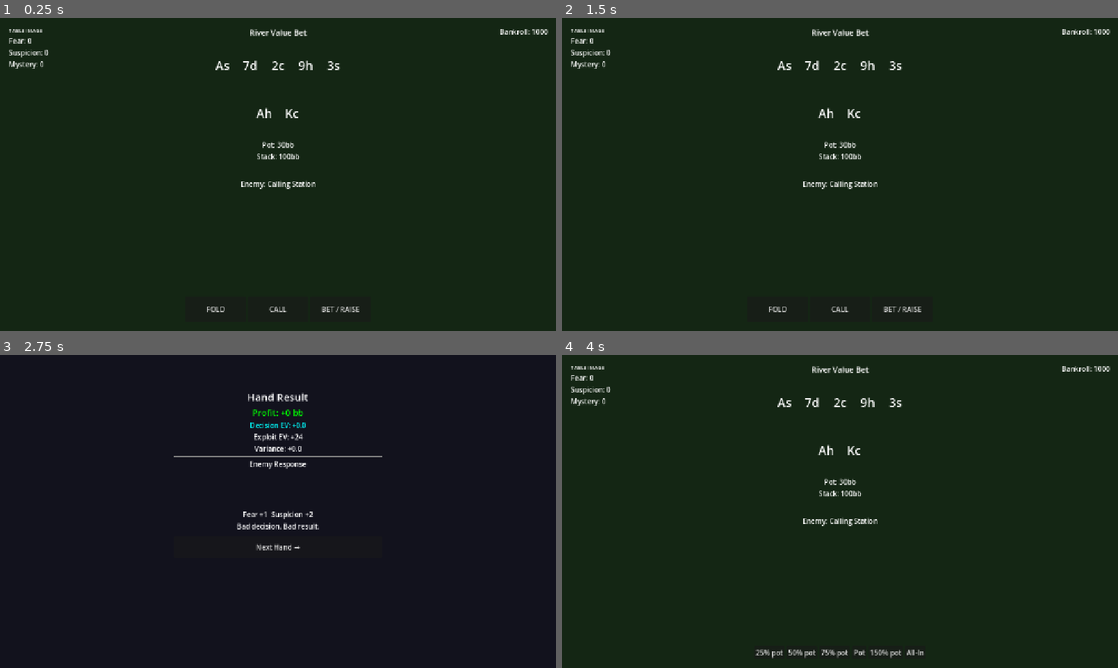
Above: before the commit, frames 1-4 (two rows, left to right).
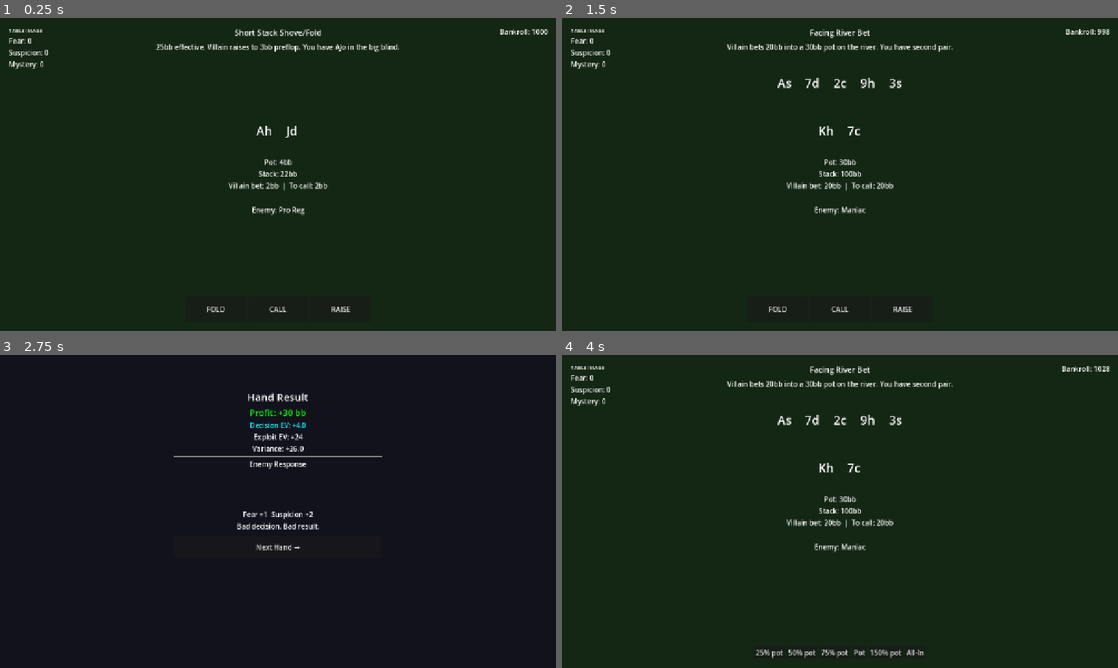
Above: after the commit, the same moments.

Repository: TianzeMYou/GTORoguelike
Game: Godot game, scene res://scenes/ui/Main.tscn
Two runs of this game, one before a commit and one after it. Both use one fixed random seed, a clock stepped at 60 frames per second and the inputs below.
Inputs:
- Up to frame 1 (0.25 s): no input
- Up to frame 2 (1.5 s): click "FOLD" at 0.5 s; click "Next Hand →" at 1.25 s
- Up to frame 3 (2.75 s): click "CALL" at 2 s
- Up to frame 4 (4 s): click "Next Hand →" at 2.75 s; click "BET / RAISE" (after the commit: "RAISE") at 3.5 s

The runs differ from the first frame. In frame 1, 1.9% of the frame differs, in the area x 28-72%, y 3-94%; in frame 2, 2.2%, in the area x 29-99%, y 3-94%; in frame 3, 0.3%; in frame 4, 2.0%.

Commit message:
Fix action buttons to match spot type — Call/Raise vs Check/Bet

Diff:
--- a/project.godot
+++ b/project.godot
@@ -29,6 +29,5 @@
 window/size/viewport_width=1280
 window/size/viewport_height=720
 window/size/mode=2
-window/size/resizable=true
 window/stretch/mode="canvas_items"
 window/stretch/aspect="expand"
--- a/scenes/ui/HandScreen.tscn
+++ b/scenes/ui/HandScreen.tscn
@@ -28,8 +28,8 @@
 anchor_bottom = 0.0
 offset_left = 20.0
 offset_top = 20.0
-offset_right = 180.0
-offset_bottom = 140.0
+offset_right = 200.0
+offset_bottom = 160.0
 
 [node name="Label" type="Label" parent="TableImage"]
 text = "TABLE IMAGE"
@@ -72,7 +72,20 @@
 offset_bottom = 50.0
 horizontal_alignment = 1
 theme_override_font_sizes/font_size = 18
-text = "River Bluff — Deep Stack"
+text = ""
+
+[node name="Situation" type="Label" parent="."]
+layout_mode = 1
+anchor_left = 0.5
+anchor_top = 0.0
+anchor_right = 0.5
+anchor_bottom = 0.0
+offset_left = -300.0
+offset_top = 55.0
+offset_right = 300.0
+offset_bottom = 85.0
+horizontal_alignment = 1
+text = ""
 
 [node name="Board" type="HBoxContainer" parent="."]
 layout_mode = 1
@@ -81,9 +94,9 @@
 anchor_right = 0.5
 anchor_bottom = 0.0
 offset_left = -250.0
-offset_top = 60.0
+offset_top = 100.0
 offset_right = 250.0
-offset_bottom = 160.0
+offset_bottom = 200.0
 alignment = 1
 
 [node name="PlayerHand" type="HBoxContainer" parent="."]
@@ -93,9 +106,9 @@
 anchor_right = 0.5
 anchor_bottom = 0.0
 offset_left = -100.0
-offset_top = 170.0
+offset_top = 210.0
 offset_right = 100.0
-offset_bottom = 270.0
+offset_bottom = 310.0
 alignment = 1
 
 [node name="PotStackInfo" type="VBoxContainer" parent="."]
@@ -104,10 +117,10 @@
 anchor_top = 0.0
 anchor_right = 0.5
 anchor_bottom = 0.0
-offset_left = -150.0
-offset_top = 280.0
-offset_right = 150.0
-offset_bottom = 360.0
+offset_left = -200.0
+offset_top = 320.0
+offset_right = 200.0
+offset_bottom = 420.0
 
 [node name="PotLabel" type="Label" parent="PotStackInfo"]
 name = "PotLabel"
@@ -119,6 +132,12 @@
 horizontal_alignment = 1
 text = "Stack: 140bb"
 
+[node name="VillainBetLabel" type="Label" parent="PotStackInfo"]
+name = "VillainBetLabel"
+horizontal_alignment = 1
+text = ""
+visible = false
+
 [node name="EnemyInfo" type="Label" parent="."]
 layout_mode = 1
 anchor_left = 0.5
@@ -126,11 +145,11 @@
 anchor_right = 0.5
 anchor_bottom = 0.0
 offset_left = -150.0
-offset_top = 370.0
+offset_top = 430.0
 offset_right = 150.0
-offset_bottom = 400.0
-horizontal_alignment = 1
-text = "Enemy: Scared Money"
+offset_bottom = 460.0
+horizontal_alignment = 1
+text = ""
 
 [node name="ActionArea" type="VBoxContainer" parent="."]
 layout_mode = 1
@@ -138,9 +157,9 @@
 anchor_top = 1.0
 anchor_right = 0.5
 anchor_bottom = 1.0
-offset_left = -300.0
-offset_top = -220.0
-offset_right = 300.0
+offset_left = -350.0
+offset_top = -160.0
+offset_right = 350.0
 offset_bottom = -20.0
 alignment = 2
 
@@ -181,15 +200,27 @@
 custom_minimum_size = Vector2(140, 60)
 text = "FOLD"
 
+[node name="CheckBtn" type="Button" parent="ActionArea/MainButtons"]
+name = "CheckBtn"
+custom_minimum_size = Vector2(140, 60)
+text = "CHECK"
+
 [node name="CallBtn" type="Button" parent="ActionArea/MainButtons"]
 name = "CallBtn"
 custom_minimum_size = Vector2(140, 60)
 text = "CALL"
+visible = false
 
 [node name="BetBtn" type="Button" parent="ActionArea/MainButtons"]
 name = "BetBtn"
 custom_minimum_size = Vector2(140, 60)
-text = "BET / RAISE"
+text = "BET"
+
+[node name="RaiseBtn" type="Button" parent="ActionArea/MainButtons"]
+name = "RaiseBtn"
+custom_minimum_size = Vector2(140, 60)
+text = "RAISE"
+visible = false
 
 [node name="EnemyRollDisplay" type="VBoxContainer" parent="."]
 layout_mode = 1
@@ -206,16 +237,16 @@
 [node name="FreqLabel" type="Label" parent="EnemyRollDisplay"]
 name = "FreqLabel"
 horizontal_alignment = 1
-text = "Call 45% / Fold 55%"
+text = ""
 
 [node name="RollLabel" type="Label" parent="EnemyRollDisplay"]
 name = "RollLabel"
 horizontal_alignment = 1
 theme_override_font_sizes/font_size = 22
-text = "Roll: 61"
+text = ""
 
 [node name="RollResultLabel" type="Label" parent="EnemyRollDisplay"]
 name = "RollResultLabel"
 horizontal_alignment = 1
 theme_override_font_sizes/font_size = 18
-text = "→ Fold"
+text = ""
--- a/scripts/core/HandEngine.gd
+++ b/scripts/core/HandEngine.gd
@@ -1,53 +1,42 @@
 extends Node
 
-# Drives a single poker hand: deal → decisions → resolve → result
+signal hand_started(spot: Dictionary)
+signal enemy_responding(call_pct: float, fold_pct: float, roll: int)
+signal hand_resolved(result: Object)
 
-signal hand_started(player_hand: Array, board: Array, pot: int, player_stack: int, enemy_stack: int)
-signal decision_requested(actions: Array)
-signal enemy_responding(call_pct: float, fold_pct: float, roll: int)
-signal hand_resolved(result: HandResult)
-
-var player_stack: int = 100
-var enemy_stack: int = 100
-var pot: int = 0
-var player_hand: Array = []
-var board: Array = []
-var _current_spot: Dictionary = {}
+var _current_spot: Dictionary
 
 func start_hand(spot: Dictionary) -> void:
 	_current_spot = spot
-	player_stack = spot.get("player_stack", 100)
-	enemy_stack = spot.get("enemy_stack", 100)
-	pot = spot.get("pot", 0)
-	player_hand = spot.get("player_hand", [])
-	board = spot.get("board", [])
-	emit_signal("hand_started", player_hand, board, pot, player_stack, enemy_stack)
-	emit_signal("decision_requested", _get_available_actions())
-
-func _get_available_actions() -> Array:
-	return ["fold", "call", "bet"]
+	emit_signal("hand_started", spot)
 
 func player_action(action: String, sizing: float = 0.0) -> void:
 	match action:
-		"fold":
-			_resolve_fold()
-		"call":
-			_resolve_call()
-		"bet":
-			_resolve_bet(sizing)
+		"fold":   _resolve_fold()
+		"check":  _resolve_check()
+		"call":   _resolve_call()
+		"bet":    _resolve_bet(sizing)
+		"raise":  _resolve_bet(sizing)  # raise uses same bet resolution
 
 func _resolve_fold() -> void:
 	var result = HandResult.new()
+	result.action_taken = "fold"
 	result.profit = -_current_spot.get("amount_to_call", 0)
 	result.ev = _current_spot.get("ev_fold", -5)
-	result.action_taken = "fold"
+	emit_signal("hand_resolved", result)
+
+func _resolve_check() -> void:
+	var result = HandResult.new()
+	result.action_taken = "check"
+	result.profit = 0
+	result.ev = _current_spot.get("ev_check", -8)
 	emit_signal("hand_resolved", result)
 
 func _resolve_call() -> void:
 	var result = HandResult.new()
+	result.action_taken = "call"
 	result.profit = _current_spot.get("call_profit", 0)
 	result.ev = _current_spot.get("ev_call", 0)
-	result.action_taken = "call"
 	emit_signal("hand_resolved", result)
 
 func _resolve_bet(sizing: float) -> void:
@@ -65,11 +54,11 @@
 	result.roll = roll
 
 	if enemy_calls:
-		result.profit = _current_spot.get("bet_called_profit", -int(sizing))
-		result.ev = _current_spot.get("ev_bet_called", 0)
+		result.profit = _current_spot.get("bet_called_profit", _current_spot.get("raise_called_profit", -int(sizing)))
+		result.ev = _current_spot.get("ev_bet_called", _current_spot.get("ev_raise_called", 0))
 	else:
-		result.profit = pot
-		result.ev = _current_spot.get("ev_bet_fold", sizing)
+		result.profit = _current_spot.get("pot", 0)
+		result.ev = _current_spot.get("ev_bet_fold", _current_spot.get("ev_raise_fold", sizing))
 
 	emit_signal("hand_resolved", result)
 
@@ -77,23 +66,19 @@
 	var base_call = _current_spot.get("base_call_pct", 50.0)
 	var base_fold = 100.0 - base_call
 
-	# Table image modifiers
 	var gs = get_node("/root/GameState")
 	base_fold += gs.table_image["fear"] * 3.0
 	base_call += gs.table_image["suspicion"] * 3.0
 
-	# Enemy trait modifiers
 	var enemy_trait = _current_spot.get("enemy_trait", {})
 	base_call += enemy_trait.get("call_mod", 0.0)
 	base_fold += enemy_trait.get("fold_mod", 0.0)
 
-	# Relic modifiers
 	if gs.has_relic("fear_aura"):
 		base_fold += 10.0
 	if gs.has_relic("sticky_table"):
 		base_call += 15.0
 
-	# Normalize
 	var total = base_call + base_fold
 	return {
 		"call_pct": clamp(base_call / total * 100.0, 0.0, 100.0),
--- a/scripts/core/ScriptedSpots.gd
+++ b/scripts/core/ScriptedSpots.gd
@@ -1,12 +1,15 @@
 extends Node
 
 # MVP scripted decision spots — hand-authored for early prototype
+# action_type: "bet" = you act first (Bet/Fold), "call" = facing a villain bet (Call/Raise/Fold)
 
 const SPOTS: Array = [
+	# --- You act first: Bet or Check/Fold ---
 	{
 		"id": "river_bluff_deep",
-		"name": "River Bluff — Deep Stack",
-		"description": "You have a missed draw. Enemy range is capped. 150% pot overbet is available.",
+		"name": "River Bluff Spot",
+		"situation": "Checked to you on the river. Villain's range is capped.",
+		"action_type": "bet",
 		"player_hand": ["7h", "6h"],
 		"board": ["Ah", "Kd", "7c", "3s", "2d"],
 		"pot": 40,
@@ -15,16 +18,16 @@
 		"amount_to_call": 0,
 		"base_call_pct": 45.0,
 		"enemy_trait": {"name": "Scared Money", "fold_mod": 10.0, "call_mod": 0.0},
-		"ev_fold": -5,
-		"ev_call": -12,
+		"ev_check": -8,
 		"ev_bet_fold": 14,
 		"ev_bet_called": -8,
 		"bet_called_profit": -60,
 	},
 	{
 		"id": "value_bet_river",
-		"name": "River Value Bet",
-		"description": "You have top pair top kicker. Enemy is a calling station.",
+		"name": "River Value Spot",
+		"situation": "Checked to you on the river. You have top pair top kicker.",
+		"action_type": "bet",
 		"player_hand": ["Ah", "Kc"],
 		"board": ["As", "7d", "2c", "9h", "3s"],
 		"pot": 30,
@@ -33,29 +36,75 @@
 		"amount_to_call": 0,
 		"base_call_pct": 55.0,
 		"enemy_trait": {"name": "Calling Station", "fold_mod": 0.0, "call_mod": 15.0},
-		"ev_fold": -8,
-		"ev_call": 0,
+		"ev_check": 2,
 		"ev_bet_fold": 2,
 		"ev_bet_called": 18,
 		"bet_called_profit": 60,
 	},
+	# --- Facing a villain bet: Call, Raise, or Fold ---
+	{
+		"id": "facing_river_bet",
+		"name": "Facing River Bet",
+		"situation": "Villain bets 20bb into a 30bb pot on the river. You have second pair.",
+		"action_type": "call",
+		"player_hand": ["Kh", "7c"],
+		"board": ["As", "7d", "2c", "9h", "3s"],
+		"pot": 30,
+		"villain_bet": 20,
+		"player_stack": 100,
+		"enemy_stack": 100,
+		"amount_to_call": 20,
+		"base_call_pct": 50.0,
+		"enemy_trait": {"name": "Maniac", "fold_mod": 0.0, "call_mod": 0.0},
+		"ev_fold": -5,
+		"ev_call": 4,
+		"ev_raise_fold": 12,
+		"ev_raise_called": -18,
+		"raise_called_profit": -100,
+		"call_profit": 30,
+	},
+	{
+		"id": "facing_turn_cbet",
+		"name": "Facing Turn C-Bet",
+		"situation": "Villain continuation bets 15bb into a 20bb pot on the turn. You have a flush draw.",
+		"action_type": "call",
+		"player_hand": ["Jh", "9h"],
+		"board": ["Ah", "6h", "3c", "Kd"],
+		"pot": 20,
+		"villain_bet": 15,
+		"player_stack": 80,
+		"enemy_stack": 80,
+		"amount_to_call": 15,
+		"base_call_pct": 50.0,
+		"enemy_trait": {"name": "Pro Reg", "fold_mod": 0.0, "call_mod": 0.0},
+		"ev_fold": -6,
+		"ev_call": 8,
+		"ev_raise_fold": 14,
+		"ev_raise_called": 2,
+		"raise_called_profit": 20,
+		"call_profit": 20,
+	},
+	# --- Shove/Fold preflop ---
 	{
 		"id": "shove_or_fold_short",
 		"name": "Short Stack Shove/Fold",
-		"description": "25bb effective. You have AJo facing a raise. Shove or fold.",
+		"situation": "25bb effective. Villain raises to 3bb preflop. You have AJo in the big blind.",
+		"action_type": "call",
 		"player_hand": ["Ah", "Jd"],
 		"board": [],
-		"pot": 3,
+		"pot": 4,
+		"villain_bet": 2,
 		"player_stack": 22,
 		"enemy_stack": 25,
 		"amount_to_call": 2,
 		"base_call_pct": 40.0,
 		"enemy_trait": {"name": "Pro Reg", "fold_mod": 0.0, "call_mod": 0.0},
-		"ev_fold": -2,
+		"ev_fold": -1,
 		"ev_call": 1,
-		"ev_bet_fold": 8,
-		"ev_bet_called": 4,
-		"bet_called_profit": 25,
+		"ev_raise_fold": 8,
+		"ev_raise_called": 4,
+		"raise_called_profit": 25,
+		"call_profit": 4,
 	},
 ]
 
--- a/scripts/ui/HandScreen.gd
+++ b/scripts/ui/HandScreen.gd
@@ -19,17 +19,28 @@
 	_engine.start_hand(_spot)
 
 	$ActionArea/MainButtons/FoldBtn.pressed.connect(_on_fold)
+	$ActionArea/MainButtons/CheckBtn.pressed.connect(_on_check)
 	$ActionArea/MainButtons/CallBtn.pressed.connect(_on_call)
 	$ActionArea/MainButtons/BetBtn.pressed.connect(_on_bet_pressed)
+	$ActionArea/MainButtons/RaiseBtn.pressed.connect(_on_bet_pressed)
 
 	for btn in $ActionArea/SizingMeter.get_children():
 		btn.pressed.connect(_on_sizing_chosen.bind(btn.name))
 
 func _setup_ui() -> void:
 	$SpotName.text = _spot.get("name", "")
+	$Situation.text = _spot.get("situation", "")
 	$EnemyInfo.text = "Enemy: " + _spot.get("enemy_trait", {}).get("name", "Unknown")
 	$PotStackInfo/PotLabel.text = "Pot: %dbb" % _spot.get("pot", 0)
 	$PotStackInfo/StackLabel.text = "Stack: %dbb" % _spot.get("player_stack", 0)
+
+	if _spot.get("action_type") == "call":
+		$PotStackInfo/VillainBetLabel.text = "Villain bet: %dbb  |  To call: %dbb" % [
+			_spot.get("villain_bet", 0), _spot.get("amount_to_call", 0)
+		]
+		$PotStackInfo/VillainBetLabel.visible = true
+	else:
+		$PotStackInfo/VillainBetLabel.visible = false
 
 	var gs = get_node("/root/GameState")
 	$TableImage/FearLabel.text = "Fear: %d" % gs.table_image["fear"]
@@ -39,6 +50,15 @@
 
 	_build_card_display($Board, _spot.get("board", []))
 	_build_card_display($PlayerHand, _spot.get("player_hand", []))
+	_update_action_buttons()
+
+func _update_action_buttons() -> void:
+	var is_call_spot = _spot.get("action_type") == "call"
+	$ActionArea/MainButtons/CheckBtn.visible = not is_call_spot
+	$ActionArea/MainButtons/BetBtn.visible = not is_call_spot
+	$ActionArea/MainButtons/CallBtn.visible = is_call_spot
+	$ActionArea/MainButtons/RaiseBtn.visible = is_call_spot
+	# Fold always visible
 
 func _build_card_display(container: Node, cards: Array) -> void:
 	for child in container.get_children():
@@ -54,6 +74,9 @@
 
 func _on_fold() -> void:
 	_engine.player_action("fold")
+
+func _on_check() -> void:
+	_engine.player_action("check")
 
 func _on_call() -> void:
 	_engine.player_action("call")
@@ -77,7 +100,6 @@
 	roll_display.get_node("RollLabel").text = "Roll: %d" % roll
 	roll_display.get_node("RollResultLabel").text = "→ %s" % ("Call" if roll < call_pct else "Fold")
 	$ActionArea.visible = false
-	await get_tree().create_timer(1.8).timeout
 
 func _on_hand_resolved(result: Object) -> void:
 	var gs = get_node("/root/GameState")
